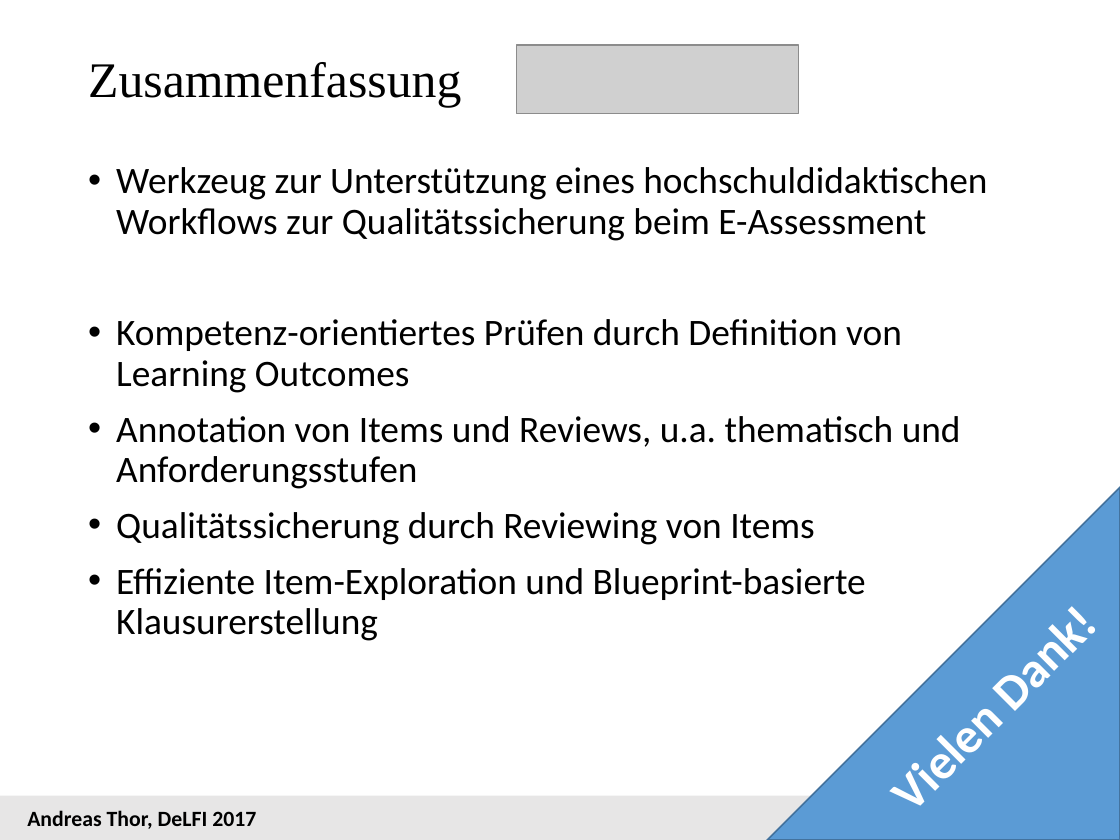
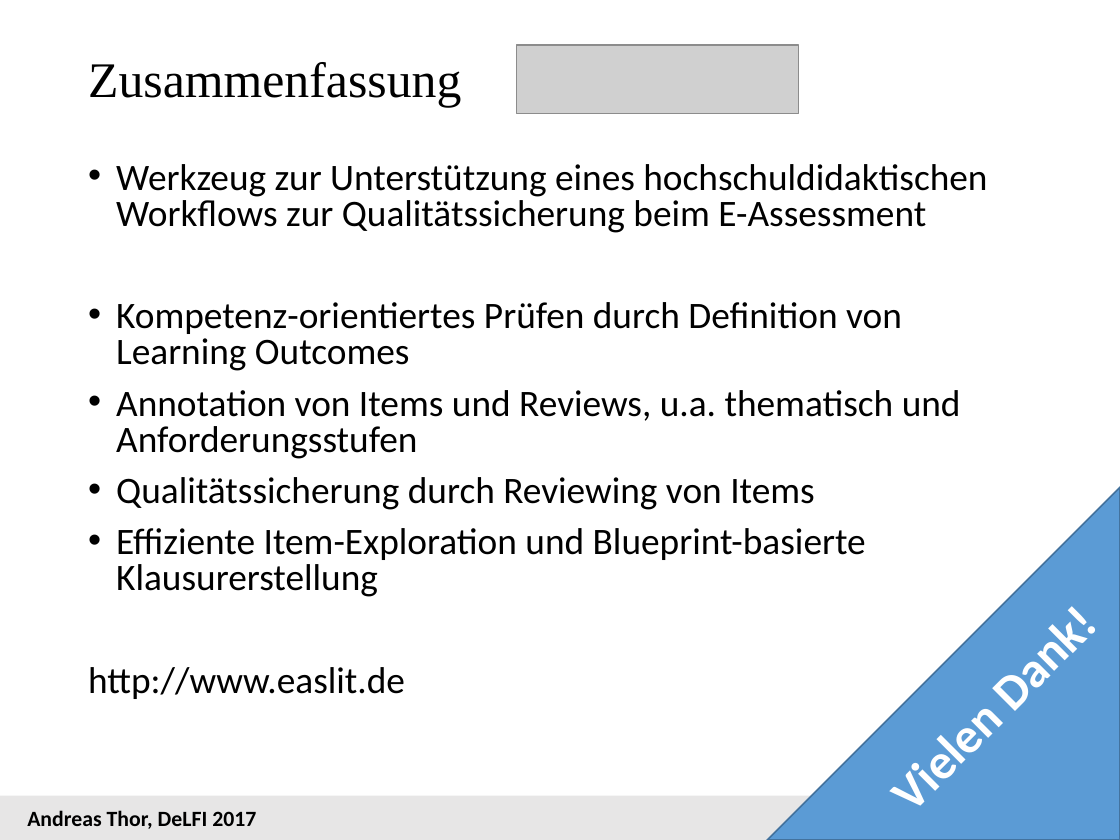
Before and after one commit to andreas-thor/eal, a slide deck: slide 13 of docs/papers/2017_Delfi/EAsLiT_Delfi_2017_Vortrag.pptx. Drawn at 1120x840 pixels with LibreOffice and Linux fonts; fonts in the diff are those of the drawing; grey boxes stand for pictures. Boxes give left, top, right and bottom in pixels: in the first picture for what was removed or moved away, otherwise in the second. Text is boxed around its words. In the diff, an @@ line names an element or a change of style, - is before the commit and + after.

Commit message:
final?

```diff
--- a/docs/papers/2017_Delfi/EAsLiT_Delfi_2017_Vortrag.pptx
+++ b/docs/papers/2017_Delfi/EAsLiT_Delfi_2017_Vortrag.pptx
@@ text at (116, 164, 987, 597): line spacing 0.9 to 0.8 @@
@@ text at (88, 667, 405, 699): paragraph added @@
+http://www.easlit.de
```
